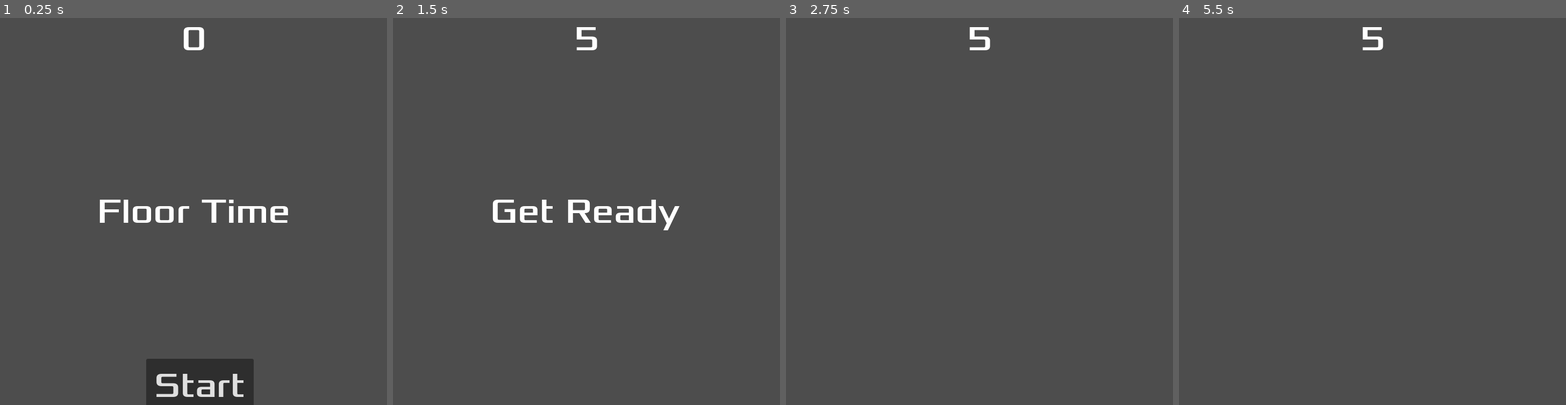
Above: before the commit, frames 1-4 (left to right).
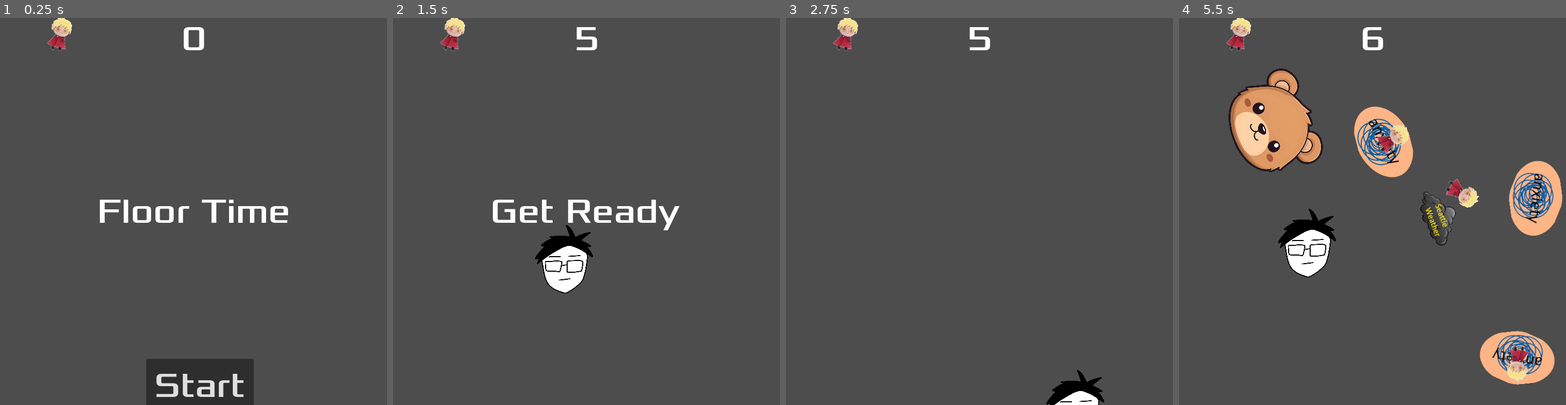
Above: after the commit, the same moments.

Repository: counterjmb/FloorTime
Game: Godot game, scene res://main.tscn
Two runs of this game, one before a commit and one after it. Both use one fixed random seed, a clock stepped at 60 frames per second and the inputs below.
Inputs:
- Up to frame 1 (0.25 s): no input
- Up to frame 2 (1.5 s): click "Start" at 0.5 s; tap Enter at 1.25 s; hold Right (move_right) from 1.28 s (still down)
- Up to frame 3 (2.75 s): release Right (move_right) at 2.03 s; hold Down (move_down) from 2.03 s (still down)
- Up to frame 4 (5.5 s): release Down (move_down) at 2.78 s; hold Right (move_right) 2.78-3.53 s; hold Up (move_up) 3.53-4.28 s; hold Left (move_left) from 4.28 s (still down)

The runs differ from the first frame. In frame 1, 0.3% of the frame differs, in the area x 12-19%, y 0-9%; in frame 2, 1.9%; in frame 3, 1.1%; in frame 4, 13%, in the area x 12-100%, y 0-95%.

Commit message:
good enough

Diff:
--- /dev/null
+++ b/boost.tscn
@@ -0,0 +1,66 @@
+[gd_scene load_steps=10 format=3 uid="uid://c1wwvg4ismoyb"]
+
+[ext_resource type="Script" path="res://mob.gd" id="1_a3r2y"]
+[ext_resource type="Texture2D" uid="uid://71gd1chj4v2j" path="res://art/bear_1.png" id="2_n61md"]
+[ext_resource type="Texture2D" uid="uid://b1ld27bev4l4s" path="res://art/bear_2.png" id="3_s7me6"]
+[ext_resource type="Texture2D" uid="uid://v5xyaelr31j0" path="res://art/vash_1.png" id="4_5l4so"]
+[ext_resource type="Texture2D" uid="uid://cc5qo7oenfdi2" path="res://art/vash_2.png" id="5_ee3pd"]
+[ext_resource type="Texture2D" uid="uid://c4ntbr1u73x5p" path="res://art/whisky_1.png" id="6_g7vv2"]
+[ext_resource type="Texture2D" uid="uid://cu8ddem3d5xbb" path="res://art/whisky_2.png" id="7_8t7g0"]
+
+[sub_resource type="SpriteFrames" id="SpriteFrames_jebfv"]
+animations = [{
+"frames": [{
+"duration": 1.0,
+"texture": ExtResource("2_n61md")
+}, {
+"duration": 1.0,
+"texture": ExtResource("3_s7me6")
+}],
+"loop": true,
+"name": &"bear",
+"speed": 5.0
+}, {
+"frames": [{
+"duration": 1.0,
+"texture": ExtResource("4_5l4so")
+}, {
+"duration": 1.0,
+"texture": ExtResource("5_ee3pd")
+}],
+"loop": true,
+"name": &"vash",
+"speed": 5.0
+}, {
+"frames": [{
+"duration": 1.0,
+"texture": ExtResource("6_g7vv2")
+}, {
+"duration": 1.0,
+"texture": ExtResource("7_8t7g0")
+}],
+"loop": true,
+"name": &"whisky",
+"speed": 5.0
+}]
+
+[sub_resource type="CapsuleShape2D" id="CapsuleShape2D_y5ynl"]
+radius = 41.3333
+height = 117.333
+
+[node name="Boost" type="RigidBody2D"]
+scale = Vector2(0.75, 0.75)
+collision_mask = 0
+gravity_scale = 0.0
+script = ExtResource("1_a3r2y")
+
+[node name="AnimatedSprite2D" type="AnimatedSprite2D" parent="."]
+scale = Vector2(0.25, 0.25)
+sprite_frames = SubResource("SpriteFrames_jebfv")
+animation = &"vash"
+
+[node name="VisibleOnScreenNotifier2D" type="VisibleOnScreenNotifier2D" parent="."]
+
+[node name="CollisionShape2D" type="CollisionShape2D" parent="."]
+rotation = 1.5708
+shape = SubResource("CapsuleShape2D_y5ynl")
--- a/hud.gd
+++ b/hud.gd
@@ -30,6 +30,9 @@
 func update_score(score):
 	$ScoreLabel.text = str(score)
 
+func get_score():
+	return int($ScoreLabel.text)
+
 
 func _on_start_button_pressed():
 	$StartButton.hide()
--- a/main.gd
+++ b/main.gd
@@ -1,10 +1,34 @@
 extends Node
 @export var mob_scene: PackedScene
+@export var boost_scene: PackedScene
 var score
 
 # Called when the node enters the scene tree for the first time.
 func _ready():
 	pass
+
+func increase_health():
+	var tmpHealth = $HUD.get_score()
+	print("Starting Health:" + str(tmpHealth))
+	if tmpHealth <= 10:
+		tmpHealth += 1
+		$HUD.update_score(tmpHealth)
+		$Player.update_animation(tmpHealth)
+		print("Ending Health:" + str(tmpHealth))
+
+
+func decrease_health():
+	var tmpHealth = $HUD.get_score()
+	print("Starting Health:" + str(tmpHealth))
+	if tmpHealth > 0:
+		tmpHealth -= 1
+		$HUD.update_score(tmpHealth)
+		$Player.update_animation(tmpHealth)
+		print("Ending Health:" + str(tmpHealth))
+	if tmpHealth == 0:
+		$HUD.update_score(tmpHealth)
+		$Player.update_animation(tmpHealth)
+		game_over()
 
 func update_health(x):
 	# https://www.youtube.com/watch?v=vkHT5rziNMk
@@ -20,6 +44,7 @@
 
 func new_game():
 	score = 5
+	$Player.update_animation(score)
 	$Player.start($StartPosition.position)
 	$StartTimer.start()
 	$HUD.show_message("Get Ready")
@@ -29,27 +54,36 @@
 func _on_mob_timer_timeout():
 	# Create a new instance of the Mob scene.
 	var mob = mob_scene.instantiate()
+	var boost = boost_scene.instantiate()
 
 	# Choose a random location on Path2D.
 	var mob_spawn_location = get_node("MobPath/MobSpawnLocation")
 	mob_spawn_location.progress_ratio = randf()
+	var boost_spawn_location = get_node("MobPath/MobSpawnLocation")
+	boost_spawn_location.progress_ratio = randf()
 
 	# Set the mob's direction perpendicular to the path direction.
-	var direction = mob_spawn_location.rotation + PI / 2
+	var mob_direction = mob_spawn_location.rotation + PI / 2
+	var boost_direction = boost_spawn_location.rotation + PI / 2
 
 	# Set the mob's position to a random location.
 	mob.position = mob_spawn_location.position
+	boost.position = boost_spawn_location.position
 
 	# Add some randomness to the direction.
-	direction += randf_range(-PI / 4, PI / 4)
-	mob.rotation = direction
+	var test_val = 8
+	mob_direction += randf_range(-PI / test_val, PI / test_val)
+	mob.rotation = mob_direction
+	boost_direction += randf_range(-PI / test_val, PI / test_val)
+	boost.rotation = boost_direction
 
 	# Choose the velocity for the mob.
 	var velocity = Vector2(randf_range(150.0, 250.0), 0.0)
-	mob.linear_velocity = velocity.rotated(direction)
-
+	mob.linear_velocity = velocity.rotated(mob_direction)
+	boost.linear_velocity = velocity.rotated(boost_direction)
 	# Spawn the mob by adding it to the Main scene.
 	add_child(mob)
+	add_child(boost)
 
 
 
--- a/main.tscn
+++ b/main.tscn
@@ -1,9 +1,10 @@
-[gd_scene load_steps=6 format=3 uid="uid://dd051qwqy0ugx"]
+[gd_scene load_steps=7 format=3 uid="uid://dd051qwqy0ugx"]
 
 [ext_resource type="PackedScene" uid="uid://dnu8gkiod6unf" path="res://player.tscn" id="1_8vc0q"]
 [ext_resource type="Script" path="res://main.gd" id="1_krqng"]
 [ext_resource type="PackedScene" uid="uid://bkmi26thrtnpm" path="res://mob.tscn" id="2_cya5o"]
 [ext_resource type="PackedScene" uid="uid://c33ao7i328sgo" path="res://hud.tscn" id="4_q7ohk"]
+[ext_resource type="PackedScene" uid="uid://c1wwvg4ismoyb" path="res://boost.tscn" id="5_3w3hb"]
 
 [sub_resource type="Curve2D" id="Curve2D_p4s5b"]
 _data = {
@@ -14,6 +15,7 @@
 [node name="Main" type="Node"]
 script = ExtResource("1_krqng")
 mob_scene = ExtResource("2_cya5o")
+boost_scene = ExtResource("5_3w3hb")
 
 [node name="MobTimer" type="Timer" parent="."]
 wait_time = 0.5
@@ -34,6 +36,11 @@
 
 [node name="Player" parent="." instance=ExtResource("1_8vc0q")]
 
+[node name="Boost" parent="." instance=ExtResource("5_3w3hb")]
+position = Vector2(111.124, 33.1271)
+
 [connection signal="timeout" from="MobTimer" to="." method="_on_mob_timer_timeout"]
 [connection signal="timeout" from="StartTimer" to="." method="_on_start_timer_timeout"]
 [connection signal="start_game" from="HUD" to="." method="new_game"]
+[connection signal="decrease_health" from="Player" to="." method="decrease_health"]
+[connection signal="increase_health" from="Player" to="." method="increase_health"]
--- a/mob.tscn
+++ b/mob.tscn
@@ -1,21 +1,47 @@
-[gd_scene load_steps=6 format=3 uid="uid://bkmi26thrtnpm"]
+[gd_scene load_steps=10 format=3 uid="uid://bkmi26thrtnpm"]
 
-[ext_resource type="Texture2D" uid="uid://cie838baweigt" path="res://art/enemyFlyingAlt_1.png" id="1_3a8ay"]
 [ext_resource type="Script" path="res://mob.gd" id="1_xsqko"]
-[ext_resource type="Texture2D" uid="uid://6m3dw3y0rgmg" path="res://art/enemyFlyingAlt_2.png" id="2_6rbk0"]
+[ext_resource type="Texture2D" uid="uid://dn7ujdtfuknpq" path="res://art/prs_1.png" id="2_koqg3"]
+[ext_resource type="Texture2D" uid="uid://bamo0hwphal6c" path="res://art/prs_2.png" id="3_hxr7u"]
+[ext_resource type="Texture2D" uid="uid://cm33bmudro2rm" path="res://art/anxiety_1.png" id="4_2xx0r"]
+[ext_resource type="Texture2D" uid="uid://bocvgdqjlt7b1" path="res://art/anxiety_2.png" id="5_0a6d2"]
+[ext_resource type="Texture2D" uid="uid://dmf0vr4w3amm5" path="res://art/seattle_weather_1.png" id="8_fsj8g"]
+[ext_resource type="Texture2D" uid="uid://blrbo6nfynu" path="res://art/seattle_weather_2.png" id="9_7xlas"]
 
 [sub_resource type="SpriteFrames" id="SpriteFrames_jebfv"]
 animations = [{
 "frames": [{
 "duration": 1.0,
-"texture": ExtResource("1_3a8ay")
+"texture": ExtResource("2_koqg3")
 }, {
 "duration": 1.0,
-"texture": ExtResource("2_6rbk0")
+"texture": ExtResource("3_hxr7u")
 }],
 "loop": true,
-"name": &"fly",
-"speed": 3.0
+"name": &"PR",
+"speed": 5.0
+}, {
+"frames": [{
+"duration": 1.0,
+"texture": ExtResource("4_2xx0r")
+}, {
+"duration": 1.0,
+"texture": ExtResource("5_0a6d2")
+}],
+"loop": true,
+"name": &"anxiety",
+"speed": 5.0
+}, {
+"frames": [{
+"duration": 1.0,
+"texture": ExtResource("8_fsj8g")
+}, {
+"duration": 1.0,
+"texture": ExtResource("9_7xlas")
+}],
+"loop": true,
+"name": &"weather",
+"speed": 5.0
 }]
 
 [sub_resource type="CapsuleShape2D" id="CapsuleShape2D_y5ynl"]
@@ -29,9 +55,9 @@
 script = ExtResource("1_xsqko")
 
 [node name="AnimatedSprite2D" type="AnimatedSprite2D" parent="."]
+scale = Vector2(0.5, 0.5)
 sprite_frames = SubResource("SpriteFrames_jebfv")
-animation = &"fly"
-frame_progress = 0.301751
+animation = &"PR"
 
 [node name="VisibleOnScreenNotifier2D" type="VisibleOnScreenNotifier2D" parent="."]
 
--- a/player.gd
+++ b/player.gd
@@ -1,6 +1,8 @@
 extends Area2D
 # signal hit
 signal contact
+signal increase_health
+signal decrease_health
 
 @export var speed = 400
 var screen_size
@@ -30,18 +32,29 @@
 	position += velocity * delta
 	position = position.clamp(Vector2.ZERO, screen_size)
 
-	if velocity.x != 0:
-		$AnimatedSprite2D.animation = "walk"
-		$AnimatedSprite2D.flip_v = false
-		# See the note below about boolean assignment.
-		$AnimatedSprite2D.flip_h = velocity.x < 0
-	elif velocity.y != 0:
-		$AnimatedSprite2D.animation = "up"
-		$AnimatedSprite2D.flip_v = velocity.y > 0
+	#if velocity.x != 0:
+	#	$AnimatedSprite2D.animation = "walk"
+	#	$AnimatedSprite2D.flip_v = false
+	#	# See the note below about boolean assignment.
+	#	$AnimatedSprite2D.flip_h = velocity.x < 0
+	#elif velocity.y != 0:
+	#	$AnimatedSprite2D.animation = "up"
+	#	$AnimatedSprite2D.flip_v = velocity.y > 0
+func update_animation(x):
+	match x:
+		0: $AnimatedSprite2D.animation = "dead"
+		1,2,3 : $AnimatedSprite2D.animation = "anxiety"
+		4,5,6,7: $AnimatedSprite2D.animation = "normal"
+		8,9,10: $AnimatedSprite2D.animation = "happy"
+		_: print("Unmatched")
 
 
 func _on_body_entered(body):
-	contact.emit()
+	if body.scene_file_path == "res://mob.tscn":
+		decrease_health.emit()
+	if body.scene_file_path == "res://boost.tscn":
+		increase_health.emit()
+	body.queue_free()
 
 
 func start(pos):
--- a/player.tscn
+++ b/player.tscn
@@ -1,48 +1,58 @@
 [gd_scene load_steps=8 format=3 uid="uid://dnu8gkiod6unf"]
 
-[ext_resource type="Texture2D" uid="uid://dcdqct0w5v78y" path="res://art/playerGrey_up1.png" id="1_7obbg"]
 [ext_resource type="Script" path="res://player.gd" id="1_x1341"]
-[ext_resource type="Texture2D" uid="uid://d2b2ejcx8bslv" path="res://art/playerGrey_up2.png" id="2_ucfq3"]
-[ext_resource type="Texture2D" uid="uid://dlohx3bbvao01" path="res://art/playerGrey_walk1.png" id="3_6188n"]
-[ext_resource type="Texture2D" uid="uid://bhe8l01f27sbx" path="res://art/playerGrey_walk2.png" id="4_vwrr6"]
+[ext_resource type="Texture2D" uid="uid://d35wsrk408oqf" path="res://art/dead.png" id="2_3pteo"]
+[ext_resource type="Texture2D" uid="uid://cx4k0pdfgy5mf" path="res://art/anxiety.png" id="3_yoj2g"]
+[ext_resource type="Texture2D" uid="uid://c06f58ttgx66o" path="res://art/normal.png" id="4_5v3mh"]
+[ext_resource type="Texture2D" uid="uid://dotj8thun7x2g" path="res://art/happy.png" id="5_apyl7"]
 
 [sub_resource type="SpriteFrames" id="SpriteFrames_464ec"]
 animations = [{
 "frames": [{
 "duration": 1.0,
-"texture": ExtResource("1_7obbg")
-}, {
-"duration": 1.0,
-"texture": ExtResource("2_ucfq3")
+"texture": ExtResource("3_yoj2g")
 }],
 "loop": true,
-"name": &"up",
+"name": &"anxiety",
 "speed": 5.0
 }, {
 "frames": [{
 "duration": 1.0,
-"texture": ExtResource("3_6188n")
-}, {
-"duration": 1.0,
-"texture": ExtResource("4_vwrr6")
+"texture": ExtResource("2_3pteo")
 }],
 "loop": true,
-"name": &"walk",
+"name": &"dead",
+"speed": 5.0
+}, {
+"frames": [{
+"duration": 1.0,
+"texture": ExtResource("5_apyl7")
+}],
+"loop": true,
+"name": &"happy",
+"speed": 5.0
+}, {
+"frames": [{
+"duration": 1.0,
+"texture": ExtResource("4_5v3mh")
+}],
+"loop": true,
+"name": &"normal",
 "speed": 5.0
 }]
 
 [sub_resource type="CapsuleShape2D" id="CapsuleShape2D_mjhf5"]
-radius = 25.0
-height = 70.0
+radius = 41.0
+height = 116.0
 
 [node name="Player" type="Area2D"]
 script = ExtResource("1_x1341")
 metadata/_edit_group_ = true
 
 [node name="AnimatedSprite2D" type="AnimatedSprite2D" parent="."]
-scale = Vector2(0.5, 0.5)
+scale = Vector2(0.1, 0.1)
 sprite_frames = SubResource("SpriteFrames_464ec")
-animation = &"walk"
+animation = &"normal"
 
 [node name="CollisionShape2D" type="CollisionShape2D" parent="."]
 shape = SubResource("CapsuleShape2D_mjhf5")
Not shown, added: export_presets.cfg
Not shown, added: Floor Time.console.exe
Not shown, added: Floor Time.exe
Not shown, added: Floor Time.pck
